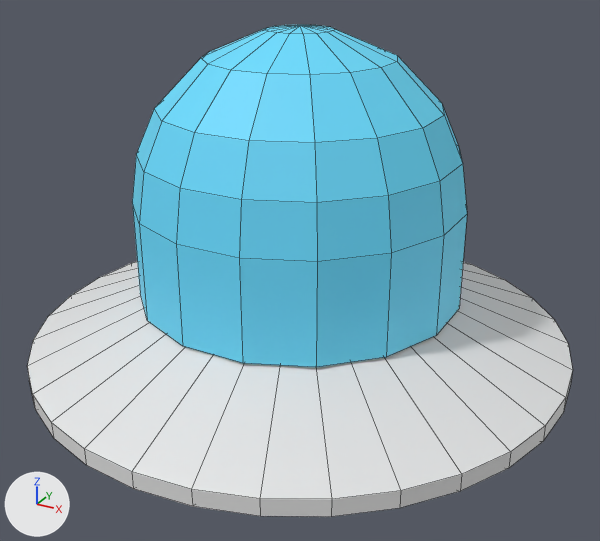
An edit to the FBX model SourceArt/Ufo.fbx, drawn before and after from the same camera.
Before and after are seen from a 50 mm lens placed at (4.28, -7.77, 4.7), pointed at (0.08, -0.15, 0.89). The axes (+X, +Y, +Z) are drawn at lower left. The lights are the same throughout. Mesh edges are drawn as thin lines.
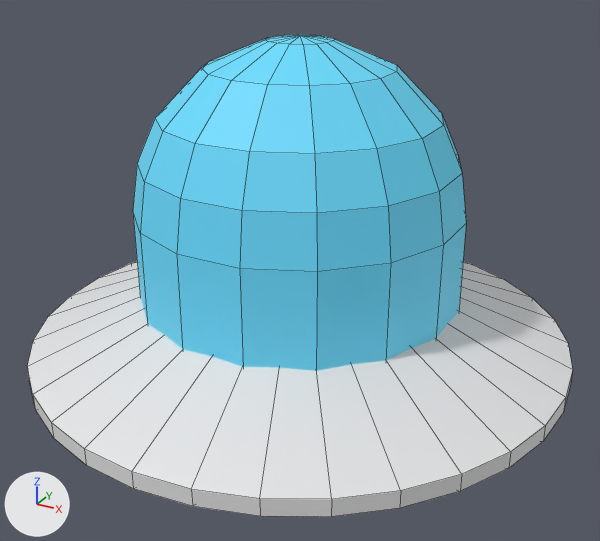
The newer file is also rescaled (x0.488) as a whole; pictures and numbers use the older file's frame.

Where the change shows, as pixel boxes [x1, y1, x2, y2] in the pictures (600 x 541 px; the box of a moved part takes in the faces that stretch with it):
```json
{"object": "Cylinder", "change": "reshaped", "before": [27, 25, 573, 517], "after": [27, 35, 573, 517]}
{"part": 1, "of": "me_cylinder", "change": "moved or reshaped", "before": [132, 25, 467, 367], "after": [133, 35, 466, 371]}
```

Edits to the scene script, one JSON object a line:
```json
{"block": "me_cylinder", "where": "me_cylinder.from_pydata(...)  # 225 vertices, 194 faces; spans x -3.13..3.13, y -3.13..3.13, z -1.0..3.57"}
{"block": "me_cylinder", "where": "# used by ob_cylinder; location = (0.0, 0.0, 0.0)"}
{"block": "me_cylinder", "change": "me_cylinder part 1: the loose piece of 97 vertices spanning x -1.82..1.82, y -1.82..1.82, z 0.6..3.57 is moved by (0.0, 0.0, -0.1)"}
```
